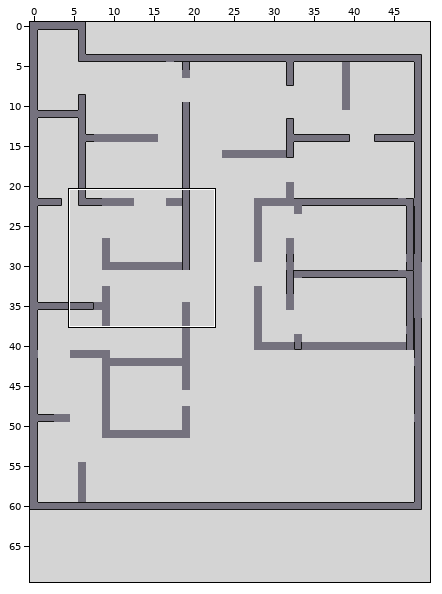
An edit to a level. Tiled map, assets/data/mapTest.tmx. Above, an overview of the earlier version with the close-up marked.
Close-up. As it was:
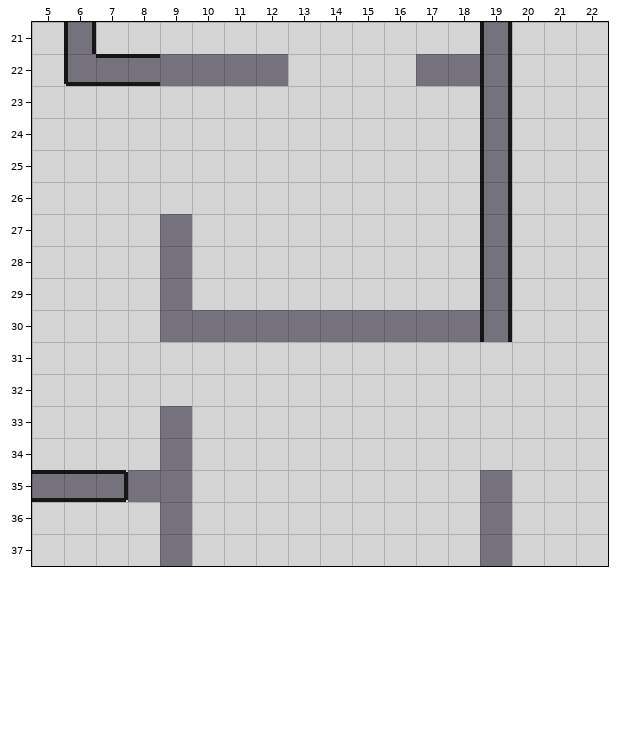
Cells are 32x32 px. Shown: x 5..22, y 21..37. The commit also changed other parts of the map, which this record leaves out.
And afterwards:
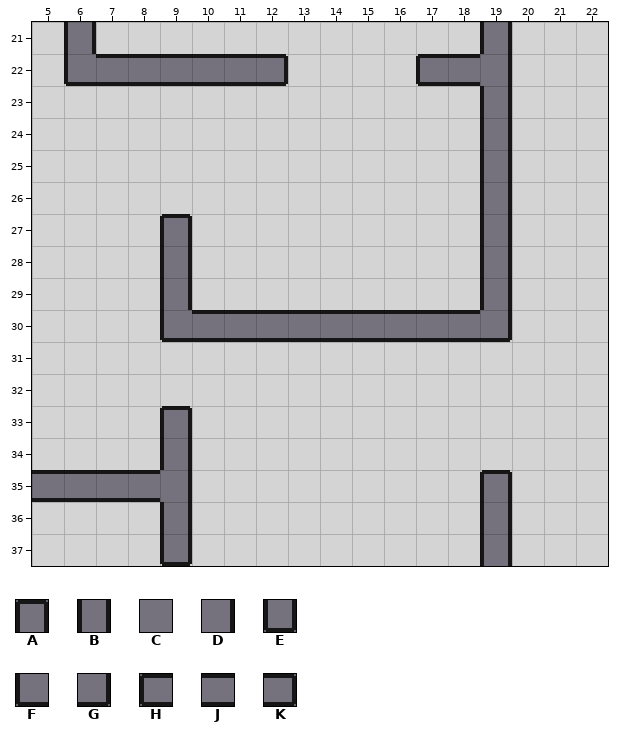
Key: from "goodTiles": A 2, B 11, C 13, D 14, E 20, F 21, G 23, H 30, J 31, K 32.
_ is an empty cell.
What changed:
Layer "Foreground":
y 22: x 9..12 CCCC -> JJJK; x 17..19 CCB -> HJD
y 27: x 9 C -> A
y 28..29: x 9 C -> B
y 30: x 9..19 CCCCCCCCCCB -> FJJJJJJJJJG
y 33: x 9 C -> A
y 34: x 9 C -> B
y 35: x 7..9 KCC -> JJD; x 19 C -> A
y 36: x 9 C -> B; x 19 C -> B
y 37: x 9 C -> E; x 19 C -> B
Boxes around the changes in both close-ups, in picture pixels (x1, y1, x2, y2):
changed: (160, 54, 288, 86)
changed: (416, 54, 484, 86)
changed: (160, 214, 512, 342)
changed: (124, 406, 192, 566)
changed: (480, 470, 512, 566)
